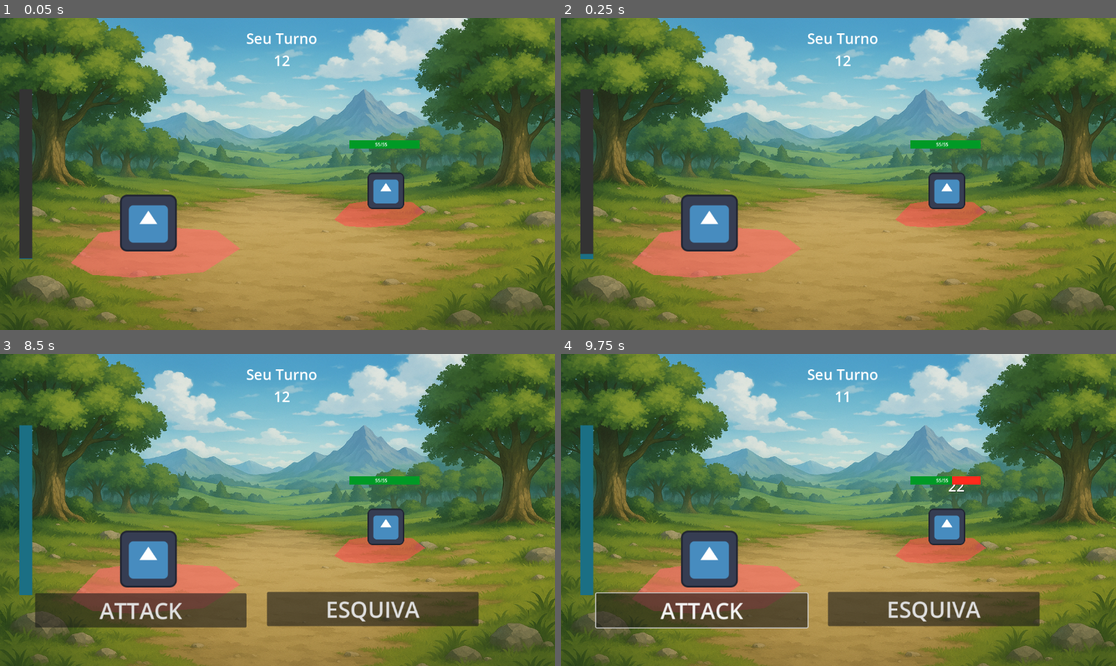
Above: before the commit, frames 1-4 (two rows, left to right).
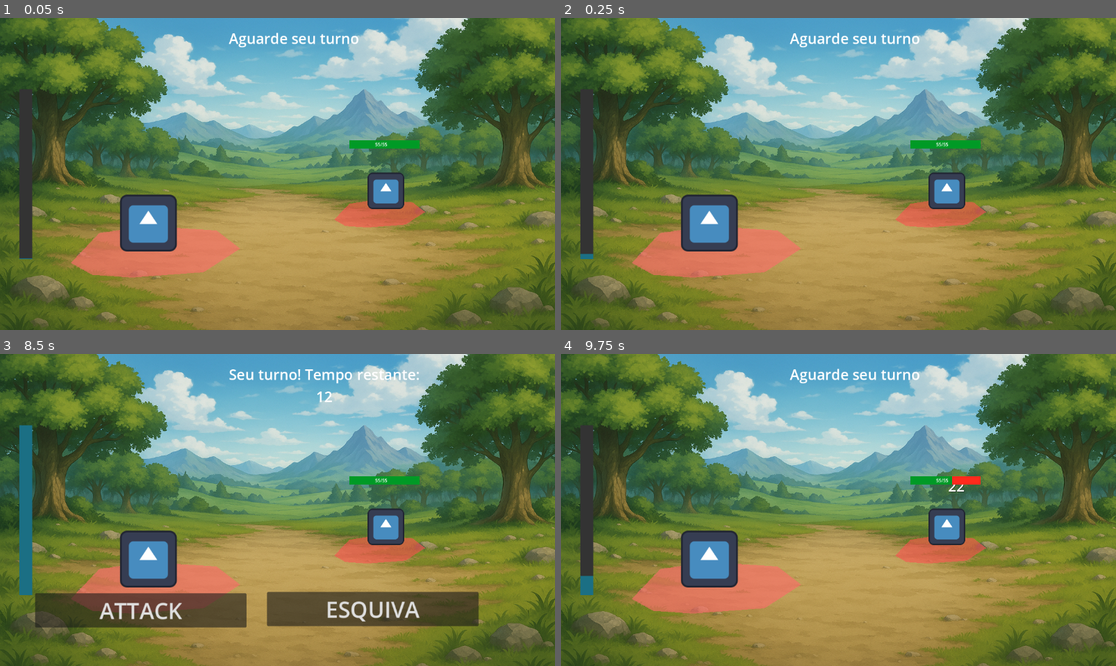
Above: after the commit, the same moments.

Repository: pedromogly/rpg-turnos-teste
Game: Godot game, scene res://battle_scene.tscn
The game is run twice, just before and just after one commit, with the same random seed, the same clock (stepped at 60 frames per second) and the same inputs. The project has no main scene, so this scene is started directly. The engine's default icon, where the game draws it, is replaced by a stand-in: a white triangle on a blue panel in a dark square.
Inputs (mouse positions are in pixels of both pictures, inside the frame that each line leads up to):
- Up to frame 1 (0.05 s): no input
- Up to frame 2 (0.25 s): no input
- Up to frame 3 (8.5 s): tap Enter at 0.5, 2.75, 5 s; move the mouse to (399, 494) at 0.52 s; hold Right (ui_right) 0.53-1.25 s; tap Shift every 1.5 s from 0.6 to 8.1 s; click (399, 494) at 0.67 s; tap Space at 1.25, 3.5, 5.75 s; drag from (166, 525) to (249, 572) at 1.27 s; move the mouse to (333, 441) at 2.02 s; hold Right (ui_right) 2.03-2.75 s; drag from (249, 572) to (111, 463) at 2.77 s; move the mouse to (444, 556) at 3.52 s; hold Left (ui_left) 3.53-4.25 s; drag from (111, 463) to (194, 432) at 4.27 s; move the mouse to (305, 510) at 5.02 s; hold Down (ui_down) 5.03-5.75 s; click (305, 510) at 5.17 s; drag from (194, 432) to (166, 525) at 5.77 s; move the mouse to (399, 494) at 6.52 s; hold Up (ui_up) 6.53-7.25 s; drag from (166, 525) to (249, 572) at 7.27 s; move the mouse to (333, 441) at 8.02 s; hold Down (ui_down) from 8.03 s (still down)
- Up to frame 4 (9.75 s): release Down (ui_down) at 8.75 s; click "ATTACK" at 8.75 s; drag from (810, 572) to (672, 463) at 9.52 s

The runs differ from the first frame. In frame 1, 0.5% of the frame differs, in the area x 41-65%, y 4-16%; in frame 2, 0.5%; in frame 3, 0.6%; in frame 4, 10%, in the area x 3-87%, y 4-88%.

Commit message:
apt03

Diff:
--- a/BattleManager.gd
+++ b/BattleManager.gd
@@ -12,31 +12,44 @@
 var speedPlayer
 
 var timer = Timer.new()
+@onready var playerTurn: bool = false
 
 func _init():
 	add_child(timer)
 
 func _ready() -> void:
+	#variaveis de inicialização para ser acessadas em outros scripts
+
+	#início da coisa toda
 	progressRound.value = 0.0
-	progressRound.max_value = 100.0
+	progressRound.max_value = 500.0
 	timer.start(12.0)
 	timer.paused = true
 	timer.connect("timeout",_on_timer_timeout)
+	player.connect("finalizarTurn",_on_timer_timeout)
+
 
 func _physics_process(delta: float) -> void:
-	player_waiting(delta)
+	if not playerTurn:
+		player_waiting(delta)
+		labelTurnInfo.text = "Aguarde seu turno"
+		labelSeconds.text = ""
+		return
+
+	labelTurnInfo.text = "Seu turno! Tempo restante:"
 	labelSeconds.text = String.num(timer.time_left, 0)
 
 func player_waiting(delta: float):
-	progressRound.max_value = 500
 	progressRound.value += waitTimeDefault * delta
 	if progressRound.value >= progressRound.max_value:
-		progressRound.value = 500.0
 		timer.paused = false
+		playerTurn = true
 
 func _on_timer_timeout():
-	progressRound.value = 0.0
+	playerTurn = false
+	timer.start(12.0)
 	timer.paused = true
+	progressRound.value = 0
 
 
 func win_battle(healthOponent):
--- a/PlayerManager.gd
+++ b/PlayerManager.gd
@@ -5,7 +5,9 @@
 static var speed = 12
 
 signal bater(dano)
+signal finalizarTurn
 
+@export var battleManagement: Node2D
 @export var progressBar: TextureProgressBar
 @export var uiBattle: Control
 @export var attackButton: Button
@@ -15,7 +17,7 @@
 	pass
 
 func _physics_process(delta: float) -> void:
-	if progressBar.value == 500.0:
+	if battleManagement.playerTurn:
 		isMyTurn()
 	else:
 		uiBattle.visible = false
@@ -25,6 +27,7 @@
 
 func _on_attack_button_up() -> void:
 	atacar(attack_base)
+	finalizarTurn.emit()
 
 func atacar(dano):
 	bater.emit(dano)
--- a/battle_scene.tscn
+++ b/battle_scene.tscn
@@ -134,10 +134,11 @@
 color = Color(1, 0.42, 0.42, 0.611765)
 polygon = PackedVector2Array(76, 589, 124, 616, 214, 622, 375, 610, 457, 557, 404, 516, 246, 506, 140, 522)
 
-[node name="Player" type="Sprite2D" parent="Panel/AreaBattle1" node_paths=PackedStringArray("progressBar", "uiBattle", "attackButton", "esquivaButton")]
+[node name="Player" type="Sprite2D" parent="Panel/AreaBattle1" node_paths=PackedStringArray("battleManagement", "progressBar", "uiBattle", "attackButton", "esquivaButton")]
 position = Vector2(250.542, 499.495)
 texture = ExtResource("2_r5l0u")
 script = ExtResource("4_5joda")
+battleManagement = NodePath("../../..")
 progressBar = NodePath("../../TextureProgressBar")
 uiBattle = NodePath("UI Battle")
 attackButton = NodePath("UI Battle/Attack")
